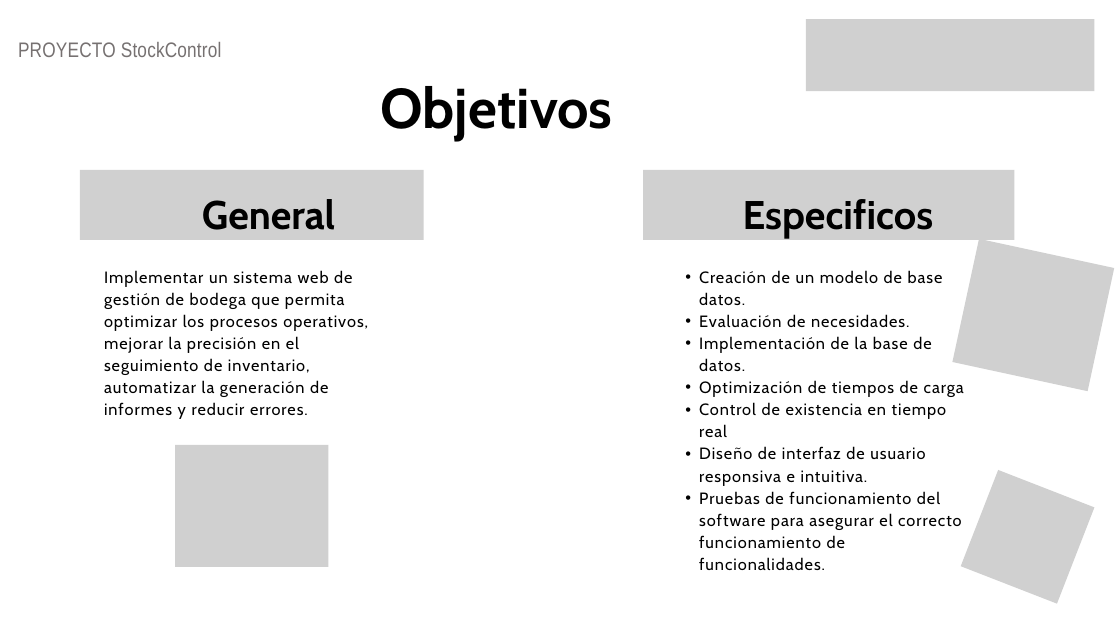
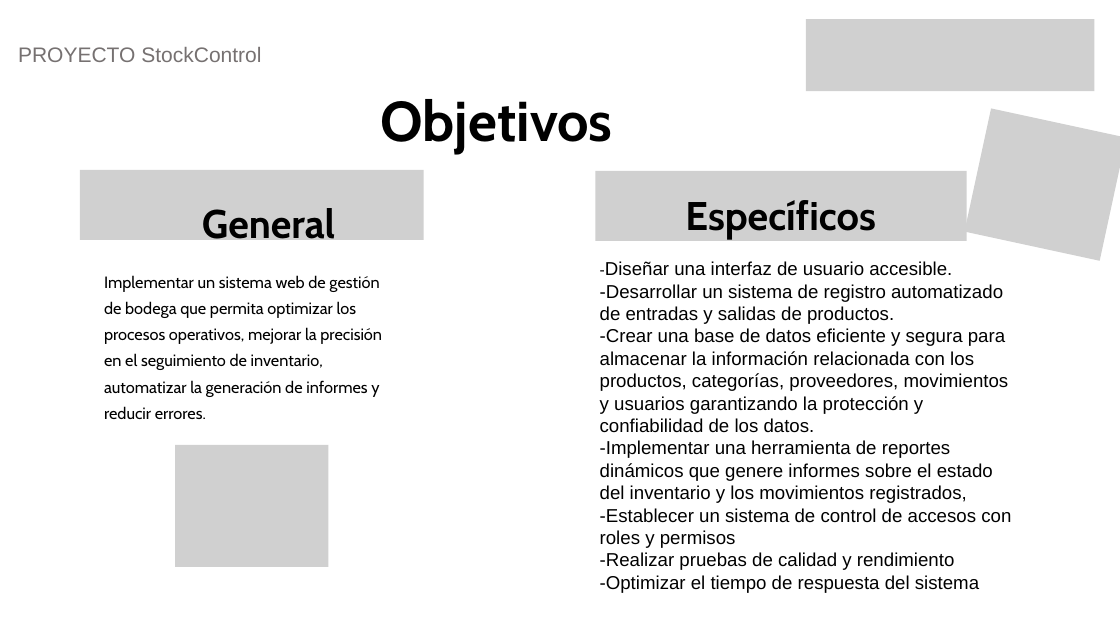
Before and after one commit to NovemiP/CP_PTY4614_4_EQP_4, a slide deck: slide 4 of Fase 2/Evidencias Proyecto/Presentacion Proyecto.pptx. Drawn at 1120x630 pixels with LibreOffice and Linux fonts; fonts in the diff are those of the drawing; grey boxes stand for pictures; background and template pictures are left out. Boxes give left, top, right and bottom in pixels: in the first picture for what was removed or moved away, otherwise in the second. Text is boxed around its words. In the diff, an @@ line names an element or a change of style, - is before the commit and + after.

```diff
--- a/Fase 2/Evidencias Proyecto/Presentacion Proyecto.pptx
+++ b/Fase 2/Evidencias Proyecto/Presentacion Proyecto.pptx
@@ text "PROYECTO StockControl" at (x1=18, y1=47, x2=261, y2=62): font Arial Narrow to Arial, letter spacing 0.2 to 0 pt; line spacing 32.4pt to 1.2 @@
@@ text "Objetivos" at (x1=381, y1=99, x2=613, y2=153): line spacing 84pt to 1.16 @@
@@ picture resized from (x1=953, y1=239, x2=1114, y2=391) to (x1=964, y1=108, x2=1120, y2=261) @@
@@ picture moved from (x1=643, y1=170, x2=1015, y2=240) to (x1=595, y1=171, x2=967, y2=241) @@
@@ text "General" at (x1=202, y1=208, x2=335, y2=248): line spacing 59.8pt to 1.16 @@
@@ text added at (x1=685, y1=200, x2=876, y2=240), 51.4 pt, text #000000, bold @@
+Específicos
@@ text removed at (x1=743, y1=199, x2=934, y2=239) @@
-Especificos
@@ text "Implementar un sistema web de ..." at (x1=104, y1=275, x2=382, y2=419): letter spacing 1.2 to 0 pt; line spacing 28.3pt to 1.35 @@
@@ text added at (x1=600, y1=261, x2=1011, y2=593), 24 pt, text #000000 @@
+-Diseñar una interfaz de usuario accesible.
+-Desarrollar un sistema de registro automatizado de entradas y salidas de productos.
+-Crear una base de datos eficiente y segura para almacenar la información relacionada con los productos, categorías, proveedores, movimientos y usuarios garantizando la protección y confiabilidad de los datos.
+-Implementar una herramienta de reportes dinámicos que genere informes sobre el estado del inventario y los movimientos registrados,
+-Establecer un sistema de control de accesos con roles y permisos
+-Realizar pruebas de calidad y rendimiento
+-Optimizar el tiempo de respuesta del sistema
@@ text removed at (x1=699, y1=270, x2=964, y2=570) @@
-  • Creación de un modelo de base datos.
-  • Evaluación de necesidades.
-  • Implementación de la base de datos.
-  • Optimización de tiempos de carga
-  • Control de existencia en tiempo real
-  • Diseño de interfaz de usuario responsiva e intuitiva.
-  • Pruebas de funcionamiento del software para asegurar el correcto funcionamiento de funcionalidades.
@@ picture removed at (x1=961, y1=470, x2=1094, y2=603) @@
```
Also in this commit, not shown: 12 other slides changed, 1 slide added, 1 slide removed.
